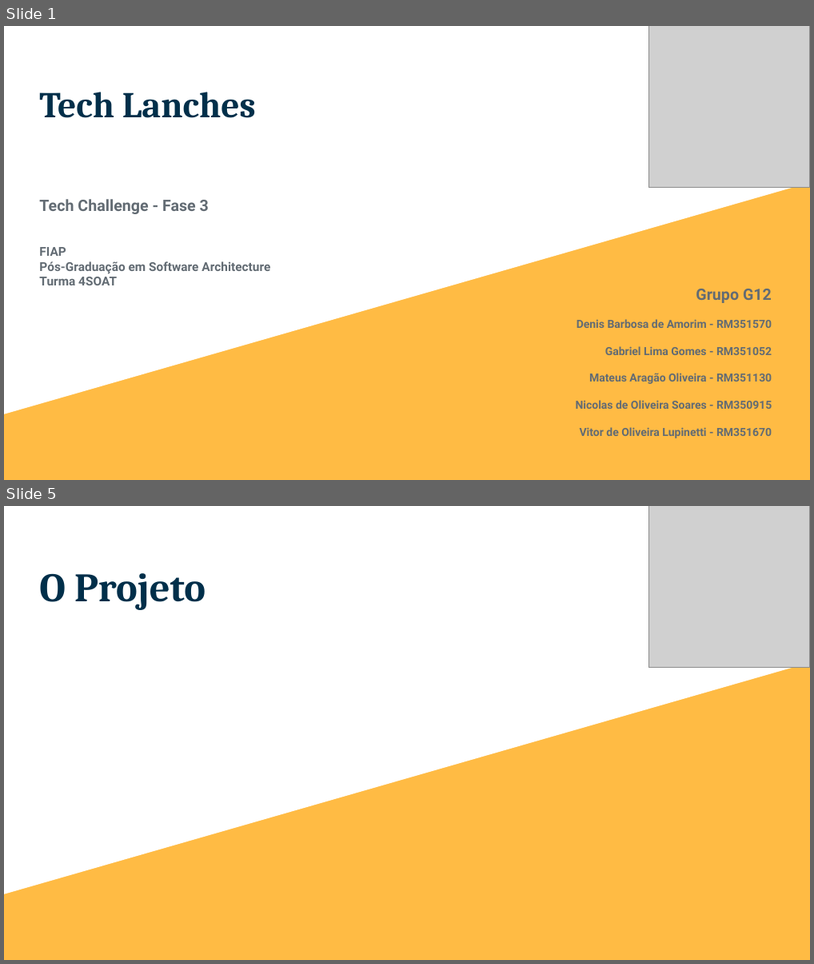
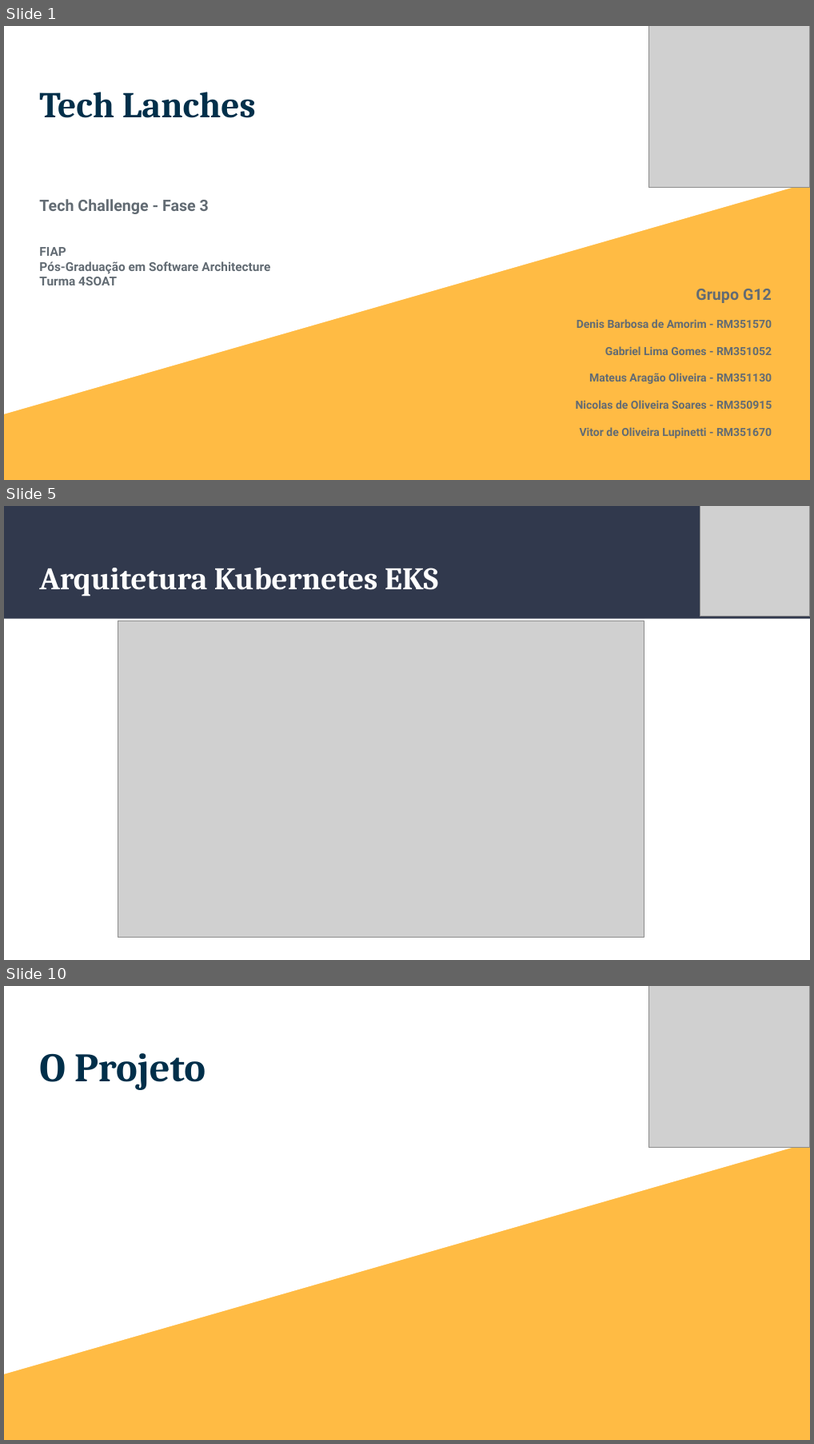
Before and after one commit to g12-4soat/techlanches-api, a slide deck: docs/Tech Lanches - Fase 3.pptx. Shown one above the other, each under a label of ours: slides 1 and 5 before the commit, slides 1, 5 and 10 after it; the slides between them are not shown. The pictures are 814x964 and 814x1444 pixels, drawn with LibreOffice and Linux fonts; fonts in the diff are those of the drawing; grey boxes stand for pictures. Boxes give left, top, right and bottom in pixels: in the first picture for what was removed or moved away, otherwise in the second. Text is boxed around its words. In the diff, an @@ line names an element or a change of style, - is before the commit and + after.

```diff
--- a/docs/Tech Lanches - Fase 3.pptx
+++ b/docs/Tech Lanches - Fase 3.pptx
@@ slide 5 added at (4,506,810,960), background #FFFFFF @@
@@ rectangle added at (4,506,810,619), fill #31394D @@
@@ picture added at (700,506,810,616) @@
@@ title added at (39,567,438,596), 28 pt, text #FFFFFF, bold @@
+Arquitetura Kubernetes EKS
@@ picture added at (118,620,644,937) @@
@@ what was slide 5 is now slide 10 @@
```
Also in this commit, not shown: 2 slides changed, 3 other slides added.
